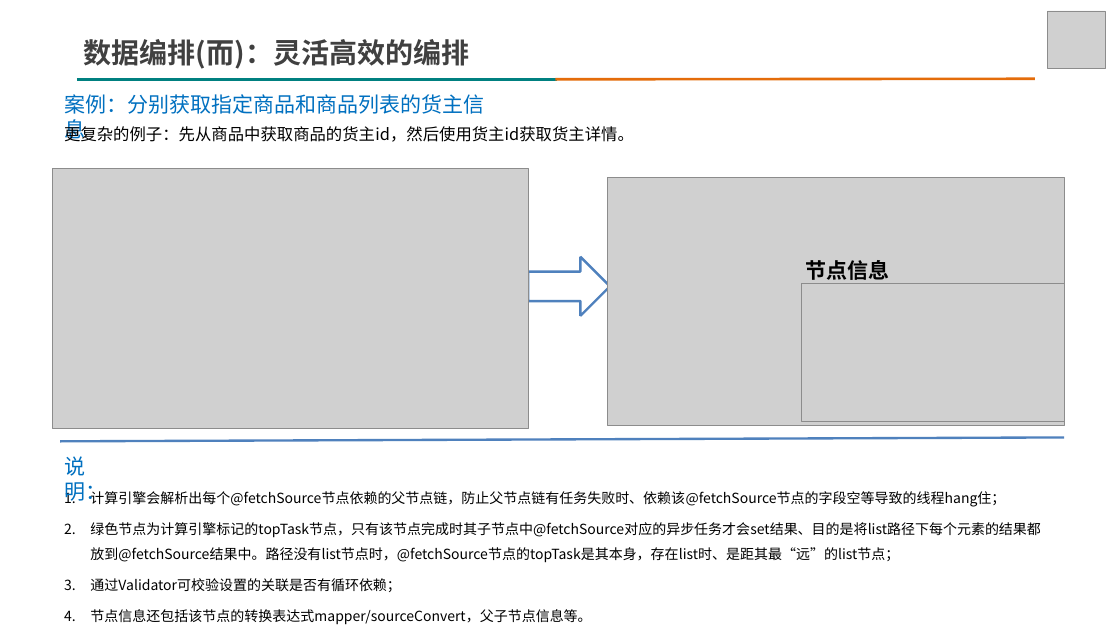
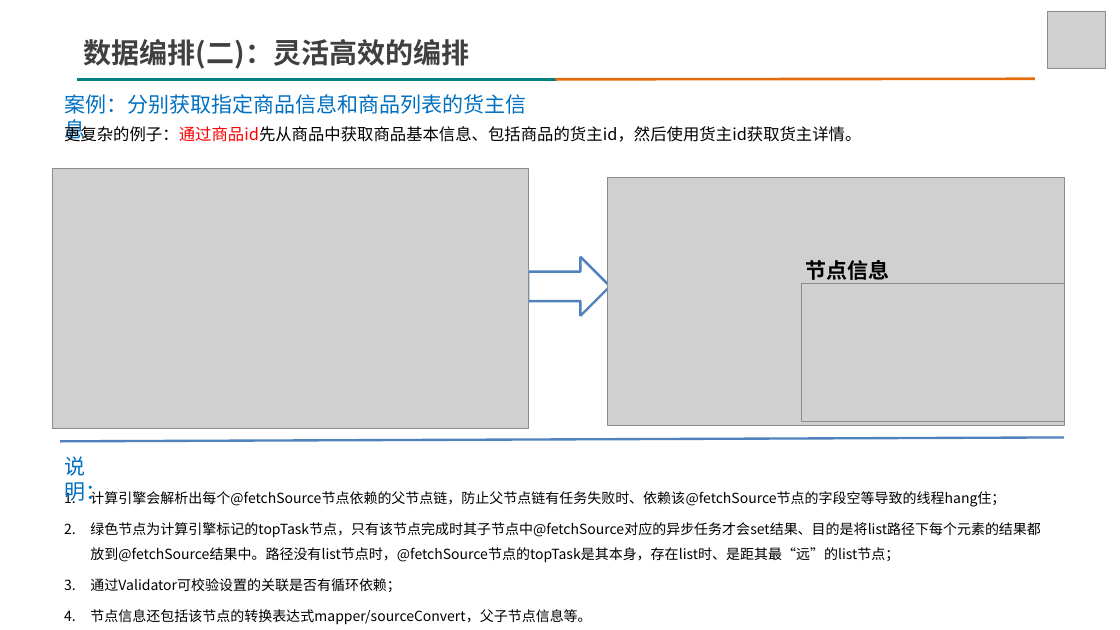
Before and after one commit to graphql-calculator/graphql-calculator, a slide deck: slide 5 of static/Introduction to GraphQl Calculator.pptx. Drawn at 1120x630 pixels with LibreOffice and Linux fonts; fonts in the diff are those of the drawing; grey boxes stand for pictures. Boxes give left, top, right and bottom in pixels: in the first picture for what was removed or moved away, otherwise in the second. Text is boxed around its words. In the diff, an @@ line names an element or a change of style, - is before the commit and + after.

```diff
--- a/static/Introduction to GraphQl Calculator.pptx
+++ b/static/Introduction to GraphQl Calculator.pptx
@@ title at bbox=[84, 39, 469, 69]: text changed @@
-数据编排(而)：灵活高效的编排
+数据编排(二)：灵活高效的编排
@@ text at bbox=[64, 94, 526, 114]: text changed @@
-案例：分别获取指定商品和商品列表的货主信息
+案例：分别获取指定商品信息和商品列表的货主信息
@@ text at bbox=[81, 126, 862, 142]: text changed @@
-更复杂的例子：先从商品中获取商品的货主id，然后使用货主id获取货主详情。
+更复杂的例子：通过商品id先从商品中获取商品基本信息、包括商品的货主id，然后使用货主id获取货主详情。
```
Also in this commit, not shown: 6 other slides changed.
